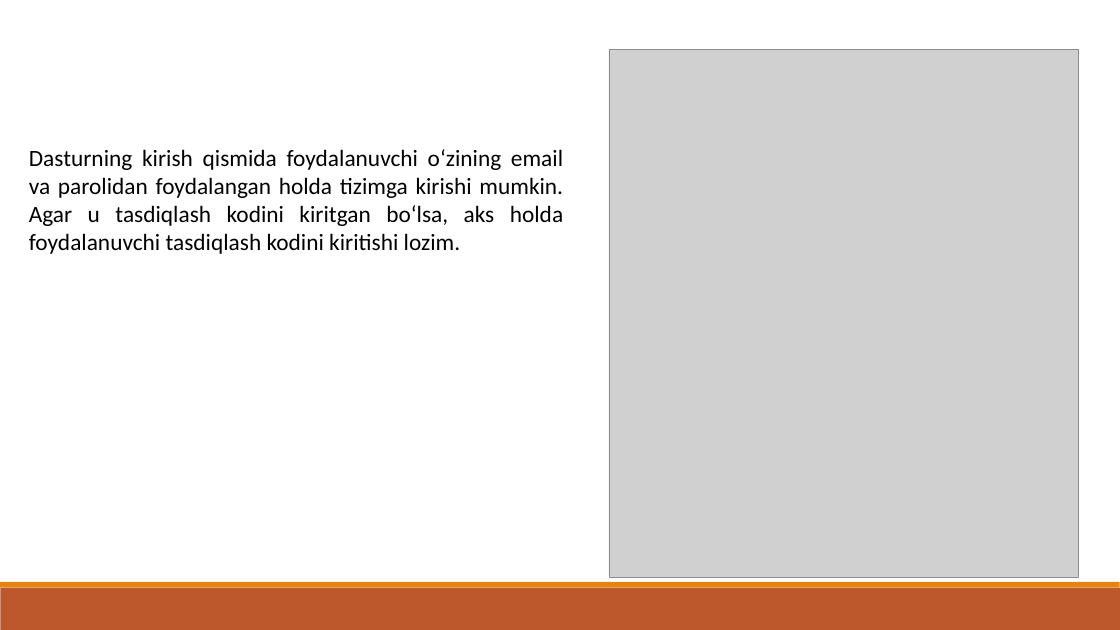
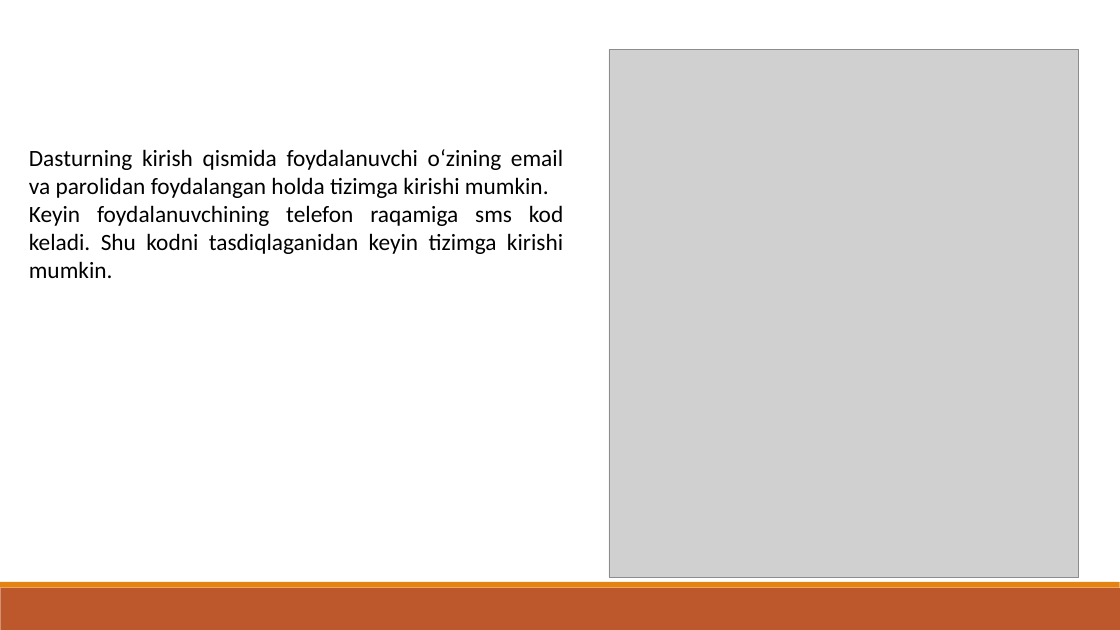
Before and after one commit to AsadbekPulatov/two_factor_auth, a slide deck: slide 5 of individual loyiha/kurs ishi Asadbek 942-20.pptx. Drawn at 1120x630 pixels with LibreOffice and Linux fonts; fonts in the diff are those of the drawing; grey boxes stand for pictures. Boxes give left, top, right and bottom in pixels: in the first picture for what was removed or moved away, otherwise in the second. Text is boxed around its words. In the diff, an @@ line names an element or a change of style, - is before the commit and + after.

```diff
--- a/individual loyiha/kurs ishi Asadbek 942-20.pptx
+++ b/individual loyiha/kurs ishi Asadbek 942-20.pptx
@@ text at (29, 149, 563, 278): text changed @@
-Dasturning kirish qismida foydalanuvchi o‘zining email va parolidan foydalangan holda tizimga kirishi mumkin. Agar u tasdiqlash kodini kiritgan bo‘lsa, aks holda foydalanuvchi tasdiqlash kodini kiritishi lozim.
+Dasturning kirish qismida foydalanuvchi o‘zining email va parolidan foydalangan holda tizimga kirishi mumkin.
+Keyin foydalanuvchining telefon raqamiga sms kod keladi. Shu kodni tasdiqlaganidan keyin tizimga kirishi mumkin.
```
Also in this commit, not shown: 1 other slide changed, 2 other files.
